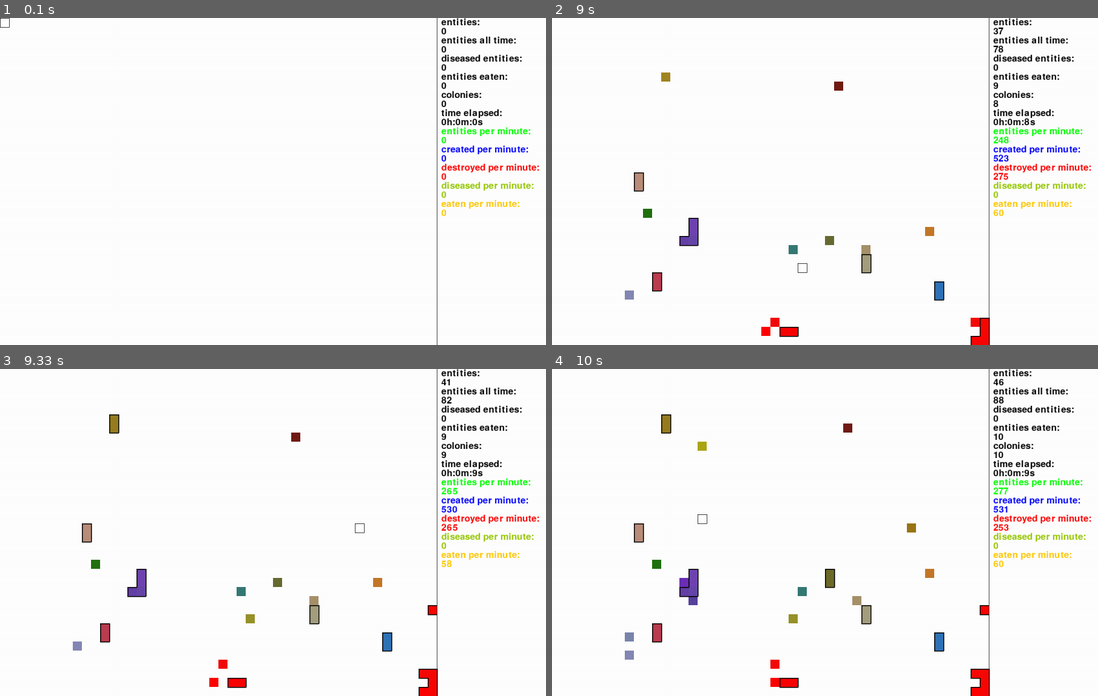
Above: before the commit, frames 1-4 (two rows, left to right).
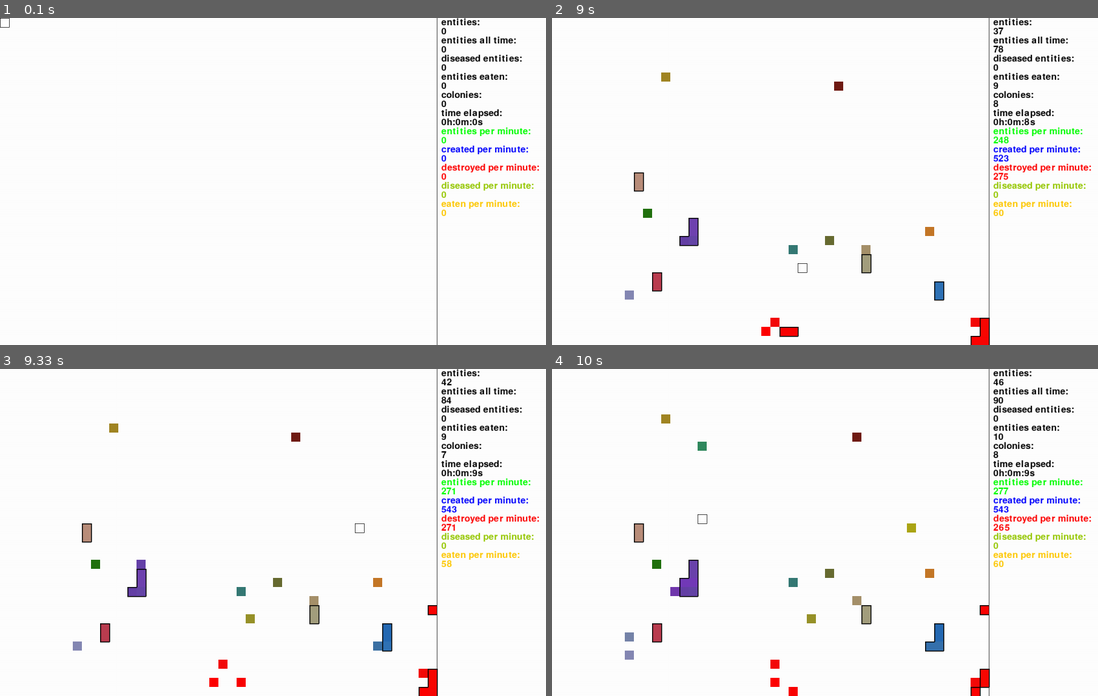
Above: after the commit, the same moments.

Repository: sbwhitt/pygame-life-simulation
Game: pygame game, started from main.py
Same seed, same stepped clock (60 frames per second), same inputs: the game is played once before the commit and once after it.
Inputs (mouse positions are in pixels of both pictures, inside the frame that each line leads up to):
- Up to frame 1 (0.1 s): no input
- Up to frame 2 (9 s): click (999, 171) at 0.42 s; tap Enter at 0.67 s; click (890, 210) at 1.1 s; tap E at 1.4, 1.7, 1.9, 2.57, 2.87, 3.15 s; click (835, 70) at 1.47 s; click (830, 217) at 1.97 s; click (748, 112) at 2.27 s; click (966, 152) at 2.63 s; tap X at 3.07, 3.37, 3.63 s; click (1021, 155) at 3.13 s; move the mouse to (1016, 243) at 3.6 s; click (1016, 243) at 3.7 s; tap 1 at 3.72 s; move the mouse to (693, 237) at 3.9 s; click (693, 237) at 4 s; move the mouse to (1021, 256) at 4.23 s; click (1021, 256) at 4.33 s; move the mouse to (661, 302) at 4.57 s; click (661, 302) at 4.67 s; move the mouse to (655, 201) at 4.9 s; click (655, 201) at 5 s; move the mouse to (857, 273) at 5.23 s; click (857, 273) at 5.33 s; move the mouse to (923, 289) at 5.57 s; click (923, 289) at 5.67 s; move the mouse to (633, 295) at 5.9 s; click (633, 295) at 6 s; move the mouse to (688, 237) at 6.23 s; click (688, 237) at 6.33 s; move the mouse to (999, 106) at 6.57 s; click (999, 106) at 6.67 s; move the mouse to (852, 89) at 6.9 s; click (852, 89) at 7 s; move the mouse to (677, 63) at 7.23 s; click (677, 63) at 7.33 s; move the mouse to (819, 237) at 7.57 s; click (819, 237) at 7.67 s; move the mouse to (923, 230) at 7.9 s; click (923, 230) at 8 s; move the mouse to (792, 253) at 8.23 s; click (792, 253) at 8.33 s; move the mouse to (650, 217) at 8.57 s; click (650, 217) at 8.67 s; move the mouse to (797, 266) at 8.9 s
- Up to frame 3 (9.33 s): click (245, 617) at 9 s; move the mouse to (354, 532) at 9.23 s
- Up to frame 4 (10 s): click (906, 532) at 9.33 s; move the mouse to (699, 450) at 9.57 s; click (699, 450) at 9.67 s; move the mouse to (699, 516) at 9.9 s

Frames 1-2 are identical in both runs. In frame 3, 0.5% of the frame differs, in the area x 20-84%, y 2-98%; in frame 4, 1.2%, in the area x 20-84%, y 8-100%.

Commit message:
refine bind interactions

Diff:
--- a/src/colony_manager.py
+++ b/src/colony_manager.py
@@ -1,4 +1,5 @@
 import pygame
+import random
 import static.colors as colors
 import static.settings as settings
 from src.colony import Colony
@@ -27,14 +28,7 @@
                     self._highlight(e, window)
 
     def bind(self, e1: Entity, e2: Entity) -> None:
-        e1.dna.send_color(e2.dna)
-        if e1.dna.diseased or e2.dna.diseased:
-            e1.dna.diseased, e2.dna.diseased = True, True
-        else:
-            e1.dna.age_limit += 1
-            e2.dna.age_limit += 1
-            e1.nourished = True
-            e2.nourished = True
+        self._spread_characteristics(e1, e2)
         if e1.colony and e2.colony:
             # self._join_colonies(e1.colony, e2.colony)
             pass
@@ -63,6 +57,18 @@
         colony.members = []
         self.colonies.remove(colony)
         self.destroyed += 1
+
+    def _spread_characteristics(self, e1: Entity, e2: Entity) -> None:
+        e1.dna.send_color(e2.dna)
+        r = random.randint(1, 4)
+        if e1.dna.diseased or e2.dna.diseased:
+            e1.dna.diseased, e2.dna.diseased = True, True
+        elif r == 1:
+            e1.dna.age_limit += 1
+            e2.dna.age_limit += 1
+        elif r == 2:
+            e1.nourished = True
+            e2.nourished = True
 
     def _join_colonies(self, c1: "Colony", c2: "Colony") -> None:
         for i in range(len(c2.members)):
